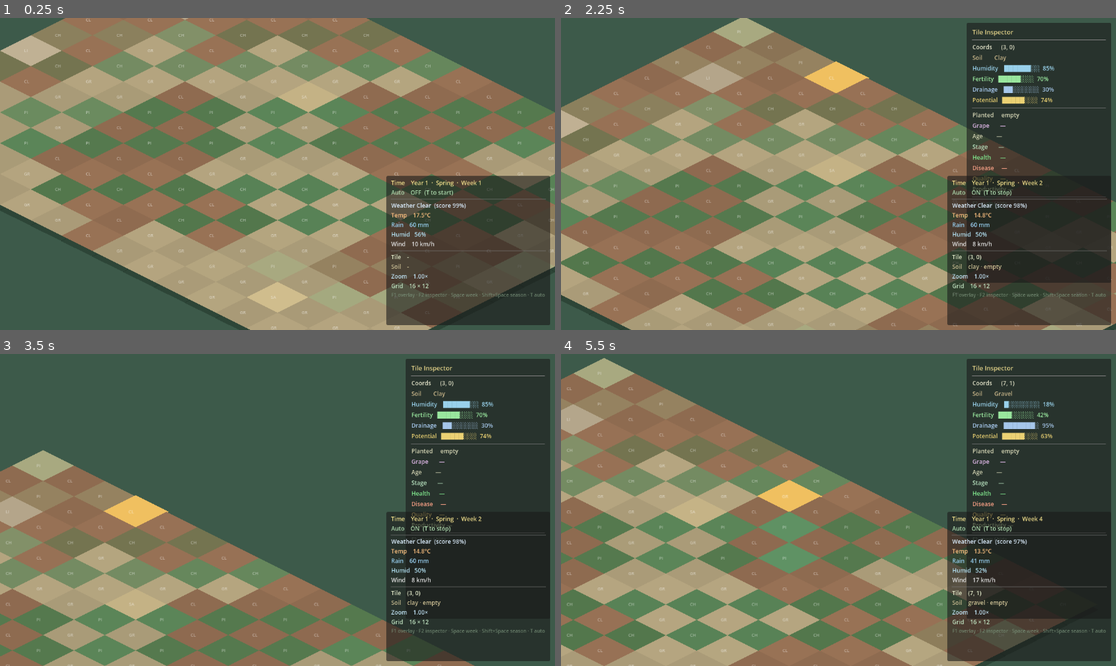
Above: before the commit, frames 1-4 (two rows, left to right).
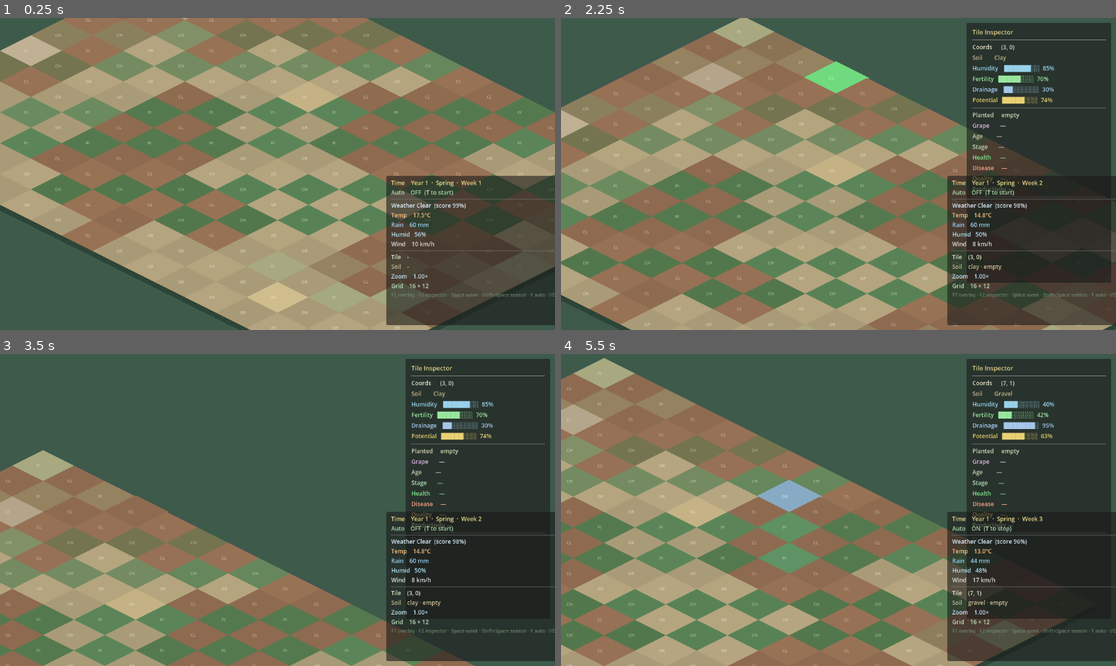
Above: after the commit, the same moments.

Repository: blayres/winery-simulator
Game: Godot game, scene res://scenes/world/World.tscn
Two runs of this game, one before a commit and one after it. Both use one fixed random seed, a clock stepped at 60 frames per second and the inputs below.
Inputs (mouse positions are in pixels of both pictures, inside the frame that each line leads up to):
- Up to frame 1 (0.25 s): no input
- Up to frame 2 (2.25 s): tap Enter at 0.5 s; drag from (899, 21) to (993, 64) at 0.52 s; tap Space at 1.25 s; drag from (871, 27) to (960, 74) at 1.27 s; move the mouse to (805, 18) at 2.02 s; hold Right (ui_right) from 2.03 s (still down); tap T at 2.1 s; click (805, 18) at 2.17 s
- Up to frame 3 (3.5 s): tap P at 2.3 s; release Right (ui_right) at 2.75 s; drag from (61, 450) to (188, 513) at 2.77 s
- Up to frame 4 (5.5 s): tap Enter at 3.5 s; drag from (666, 497) to (821, 572) at 3.52 s; drag from (760, 541) to (666, 497) at 4.27 s; tap Space at 5 s; move the mouse to (788, 556) at 5.02 s; hold Down (ui_down) from 5.03 s (still down); tap Y at 5.1 s; click (788, 556) at 5.17 s; tap I at 5.3 s

The runs differ from the first frame. In frame 1, 0.4% of the frame differs, in the area x 95-100%, y 50-99%; in frame 2, 1.1%; in frame 3, 1.1%; in frame 4, 1.1%, in the area x 35-100%, y 14-99%.

Commit message:
feat: player vineyard actions

Diff:
--- /dev/null
+++ b/autoload/VineyardActionSystem.gd
@@ -0,0 +1,161 @@
+## VineyardActionSystem.gd
+## Singleton — all player-initiated vineyard actions.
+##
+## Responsibility:
+##   Validates and applies player actions to TileSimData via VineyardSimulation.
+##   Returns a human-readable result string for console logging and future UI.
+##   Emits action_performed so any system can react (future: economy, UI, events).
+##
+## Architecture:
+##   This is the ONLY entry point for player-driven tile mutations.
+##   Input handlers (World.gd) call these methods — they never mutate sim data
+##   directly. This makes actions easy to trigger from UI buttons, events, or
+##   scripted sequences later without changing the action logic.
+##
+##   All numeric values come from vineyard_sim_config.json "player_actions".
+##   No magic numbers in this file.
+
+extends Node
+
+# ─── Signals ──────────────────────────────────────────────────────────────────
+## Emitted after any action succeeds.
+## [param action]  — action id string (e.g. "irrigate")
+## [param col/row] — tile address
+## [param result]  — human-readable outcome string
+signal action_performed(action: String, col: int, row: int, result: String)
+
+# ─── Action IDs ───────────────────────────────────────────────────────────────
+const ACTION_IRRIGATE: String = "irrigate"
+const ACTION_DRAIN:    String = "drain"
+const ACTION_TREAT:    String = "treat_disease"
+const ACTION_PRUNE:    String = "prune"
+const ACTION_REPLANT:  String = "replant"
+
+# ─── Public API ───────────────────────────────────────────────────────────────
+
+## Irrigate: raises tile humidity.
+## Works on any tile (planted or empty).
+func irrigate(col: int, row: int) -> String:
+	var data: TileSimData = VineyardSimulation.get_tile_data(col, row)
+	if data == null:
+		return "No tile at (%d,%d)." % [col, row]
+
+	var cfg: Dictionary  = _action_cfg()
+	var gain: float      = float(cfg.get("irrigate_humidity_gain", 0.18))
+	var before: float    = data.humidity
+	data.humidity        = clampf(data.humidity + gain, 0.0, 1.0)
+	var result: String   = "Irrigate (%d,%d): humidity %.2f → %.2f" % [col, row, before, data.humidity]
+
+	_commit(data, ACTION_IRRIGATE, result)
+	return result
+
+
+## Drain: lowers tile humidity.
+## Works on any tile.
+func drain(col: int, row: int) -> String:
+	var data: TileSimData = VineyardSimulation.get_tile_data(col, row)
+	if data == null:
+		return "No tile at (%d,%d)." % [col, row]
+
+	var cfg: Dictionary  = _action_cfg()
+	var loss: float      = float(cfg.get("drain_humidity_loss", 0.20))
+	var before: float    = data.humidity
+	data.humidity        = clampf(data.humidity - loss, 0.0, 1.0)
+	var result: String   = "Drain (%d,%d): humidity %.2f → %.2f" % [col, row, before, data.humidity]
+
+	_commit(data, ACTION_DRAIN, result)
+	return result
+
+
+## Treat Disease: reduces disease risk.
+## Requires a planted vine.
+func treat_disease(col: int, row: int) -> String:
+	var data: TileSimData = VineyardSimulation.get_tile_data(col, row)
+	if data == null:
+		return "No tile at (%d,%d)." % [col, row]
+	if not data.is_planted:
+		return "Treat (%d,%d): no vine planted — nothing to treat." % [col, row]
+
+	var cfg: Dictionary  = _action_cfg()
+	var reduction: float = float(cfg.get("treat_disease_reduction", 0.25))
+	var before: float    = data.disease_risk
+	data.disease_risk    = clampf(data.disease_risk - reduction, 0.0, 1.0)
+	var result: String   = "Treat (%d,%d): disease %.2f → %.2f" % [col, row, before, data.disease_risk]
+
+	_commit(data, ACTION_TREAT, result)
+	return result
+
+
+## Prune: improves vine health and productivity slightly.
+## Requires a planted vine.
+func prune(col: int, row: int) -> String:
+	var data: TileSimData = VineyardSimulation.get_tile_data(col, row)
+	if data == null:
+		return "No tile at (%d,%d)." % [col, row]
+	if not data.is_planted:
+		return "Prune (%d,%d): no vine planted — nothing to prune." % [col, row]
+
+	var cfg: Dictionary    = _action_cfg()
+	var health_gain: float = float(cfg.get("prune_health_gain", 0.08))
+	var prod_gain: float   = float(cfg.get("prune_productivity_gain", 0.06))
+
+	var before_h: float  = data.vine_health
+	var before_p: float  = data.productivity
+	data.vine_health     = clampf(data.vine_health  + health_gain, 0.0, 1.0)
+	data.productivity    = clampf(data.productivity + prod_gain,   0.0, 1.0)
+
+	VineyardSimulation.recompute_quality_public(data)
+
+	var result: String = "Prune (%d,%d): health %.2f→%.2f  productivity %.2f→%.2f" % [
+		col, row, before_h, data.vine_health, before_p, data.productivity
+	]
+
+	_commit(data, ACTION_PRUNE, result)
+	return result
+
+
+## Replant: removes existing vine (if any) and plants a fresh young vine.
+## Works on planted or empty tiles.
+func replant(col: int, row: int, grape_id: String = "") -> String:
+	var data: TileSimData = VineyardSimulation.get_tile_data(col, row)
+	if data == null:
+		return "No tile at (%d,%d)." % [col, row]
+
+	var cfg: Dictionary    = _action_cfg()
+	var start_health: float = float(cfg.get("replant_starting_health", 0.85))
+	var default_grape: String = str(cfg.get("replant_default_grape", "pinot_noir"))
+	var chosen_grape: String  = grape_id if grape_id != "" else default_grape
+
+	var was_planted: bool = data.is_planted
+	data.is_planted    = true
+	data.grape_variety = chosen_grape
+	data.vine_age      = 0
+	data.vine_health   = start_health
+	data.disease_risk  = clampf(data.disease_risk * 0.5, 0.0, 1.0)  # partial reset
+	data.lifecycle_stage = VineLifecycle.STAGE_YOUNG
+	data.productivity    = 0.0
+
+	VineyardSimulation.recompute_quality_public(data)
+
+	var action_desc: String = "Replant" if was_planted else "Plant"
+	var result: String = "%s (%d,%d): %s  health=%.2f" % [
+		action_desc, col, row, chosen_grape, data.vine_health
+	]
+
+	_commit(data, ACTION_REPLANT, result)
+	return result
+
+
+# ─── Private ──────────────────────────────────────────────────────────────────
+
+## Emit tile_data_changed and the action signal, then log to console.
+func _commit(data: TileSimData, action: String, result: String) -> void:
+	VineyardSimulation.tile_data_changed.emit(data)
+	action_performed.emit(action, data.grid_col, data.grid_row, result)
+	print("Action: %s" % result)
+
+
+func _action_cfg() -> Dictionary:
+	var cfg: Dictionary = DataManager.get_data("vineyard_sim")
+	var raw: Variant    = cfg.get("player_actions", {})
+	return raw if raw is Dictionary else {}
--- a/data/simulation/vineyard_sim_config.json
+++ b/data/simulation/vineyard_sim_config.json
@@ -21,8 +21,16 @@
     "base":              0.05,
     "humidity_factor":   0.20
   },
-  "lifecycle": {
-    "young_max_years":        3,
+  "player_actions": {
+    "irrigate_humidity_gain":    0.18,
+    "drain_humidity_loss":       0.20,
+    "treat_disease_reduction":   0.25,
+    "prune_health_gain":         0.08,
+    "prune_productivity_gain":   0.06,
+    "replant_starting_health":   0.85,
+    "replant_default_grape":     "pinot_noir"
+  },
+  "lifecycle": {    "young_max_years":        3,
     "mature_max_years":      25,
     "old_max_years":         50,
     "young_quality_cap":     0.65,
--- a/project.godot
+++ b/project.godot
@@ -27,6 +27,7 @@
 EventManager="*res://autoload/EventManager.gd"
 SaveManager="*res://autoload/SaveManager.gd"
 VineyardSimulation="*res://autoload/VineyardSimulation.gd"
+VineyardActionSystem="*res://autoload/VineyardActionSystem.gd"
 
 [physics]
 
--- a/scenes/tile/VineyardTile.gd
+++ b/scenes/tile/VineyardTile.gd
@@ -140,6 +140,18 @@
 	_label.text = TileVisualController.tile_label(sim_data)
 
 
+## Brief color flash to confirm a player action was applied.
+## [param flash_color] — action-specific highlight color.
+func flash_action(flash_color: Color) -> void:
+	if _tween != null and _tween.is_running():
+		_tween.kill()
+	_tween = create_tween()
+	_tween.set_ease(Tween.EASE_OUT)
+	_tween.set_trans(Tween.TRANS_SINE)
+	_tween.tween_property(_polygon, "color", flash_color, 0.08)
+	_tween.tween_property(_polygon, "color", _color_base, 0.35)
+
+
 func deselect() -> void:
 	if _state == TileState.SELECTED:
 		_set_state(TileState.DEFAULT)
--- a/scenes/ui/DebugOverlay.gd
+++ b/scenes/ui/DebugOverlay.gd
@@ -105,4 +105,4 @@
 	else:
 		_lbl_zoom.text = "Zoom    -"
 
-	_lbl_hint.text = "F1 overlay · F2 inspector · Space week · Shift+Space season · T auto"
+	_lbl_hint.text = "F1 overlay · F2 inspector · Space week · Shift+Space season · Y auto · I/D/T/P/R actions"
--- a/scenes/ui/DebugOverlay.tscn
+++ b/scenes/ui/DebugOverlay.tscn
@@ -100,4 +100,4 @@
 layout_mode = 2
 theme_override_colors/font_color = Color(0.50, 0.60, 0.50, 0.75)
 theme_override_font_sizes/font_size = 10
-text = "F1 overlay · F2 inspector · Space week · Shift+Space season · T auto"
+text = "F1 overlay · F2 inspector · Space week · Shift+Space season · Y auto · I/D/T/P/R actions"
--- a/scenes/world/World.gd
+++ b/scenes/world/World.gd
@@ -132,7 +132,21 @@
 ## Temporary developer shortcuts — remove or gate behind a debug flag later.
 ##   Space            → advance one week
 ##   Shift + Space    → advance one full season (4 weeks)
-##   T                → toggle auto-advance
+##   Y                → toggle auto-advance  (was T — freed for Treat Disease)
+##
+## Vineyard action hotkeys (selected tile only):
+##   I  → Irrigate      (raise humidity)
+##   D  → Drain         (lower humidity)
+##   T  → Treat Disease (reduce disease risk — planted only)
+##   P  → Prune         (improve health/productivity — planted only)
+##   R  → Replant       (plant or replace vine)
+
+# Flash colors per action — defined here so they're easy to tune.
+const FLASH_IRRIGATE: Color = Color(0.40, 0.70, 1.00, 1.0)   # blue
+const FLASH_DRAIN:    Color = Color(0.85, 0.75, 0.40, 1.0)   # sandy
+const FLASH_TREAT:    Color = Color(0.40, 1.00, 0.55, 1.0)   # green
+const FLASH_PRUNE:    Color = Color(0.90, 0.90, 0.40, 1.0)   # yellow
+const FLASH_REPLANT:  Color = Color(0.55, 1.00, 0.55, 1.0)   # bright green
 
 func _unhandled_input(event: InputEvent) -> void:
 	if not event is InputEventKey:
@@ -141,15 +155,53 @@
 	if not k.pressed:
 		return
 
+	# ── Time controls ─────────────────────────────────────────────────────
 	if k.keycode == KEY_SPACE and k.shift_pressed:
 		TimeManager.advance_season_full()
 		get_viewport().set_input_as_handled()
-	elif k.keycode == KEY_SPACE:
+		return
+	if k.keycode == KEY_SPACE:
 		TimeManager.advance_week()
 		get_viewport().set_input_as_handled()
-	elif k.keycode == KEY_T:
+		return
+	if k.keycode == KEY_Y:
 		TimeManager.toggle_auto_advance()
 		get_viewport().set_input_as_handled()
+		return
+
+	# ── Vineyard actions — require a selected tile ─────────────────────────
+	var sel: VineyardTile = _grid.get_selected_tile()
+	if sel == null:
+		return
+
+	var col: int = sel.grid_col
+	var row: int = sel.grid_row
+
+	match k.keycode:
+		KEY_I:
+			var result: String = VineyardActionSystem.irrigate(col, row)
+			_flash_tile(sel, FLASH_IRRIGATE)
+			get_viewport().set_input_as_handled()
+		KEY_D:
+			var result: String = VineyardActionSystem.drain(col, row)
+			_flash_tile(sel, FLASH_DRAIN)
+			get_viewport().set_input_as_handled()
+		KEY_T:
+			var result: String = VineyardActionSystem.treat_disease(col, row)
+			_flash_tile(sel, FLASH_TREAT)
+			get_viewport().set_input_as_handled()
+		KEY_P:
+			var result: String = VineyardActionSystem.prune(col, row)
+			_flash_tile(sel, FLASH_PRUNE)
+			get_viewport().set_input_as_handled()
+		KEY_R:
+			var result: String = VineyardActionSystem.replant(col, row)
+			_flash_tile(sel, FLASH_REPLANT)
+			get_viewport().set_input_as_handled()
+
+
+func _flash_tile(tile: VineyardTile, color: Color) -> void:
+	tile.flash_action(color)
 
 
 # ─── Private ──────────────────────────────────────────────────────────────────
Not shown, added: autoload/VineyardActionSystem.gd.uid
